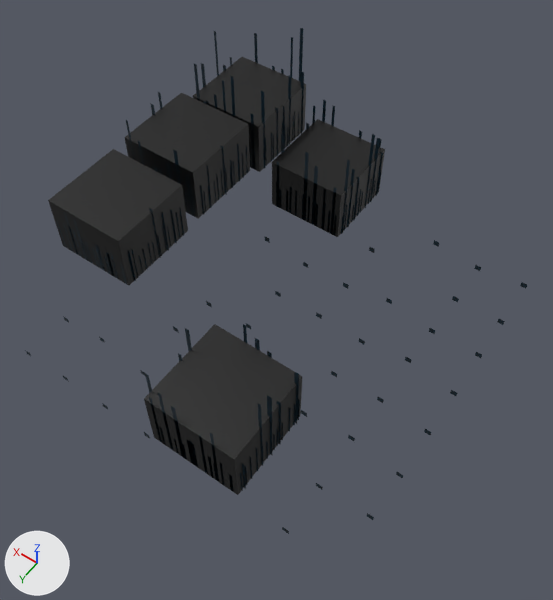
One commit to the glTF model netrun/assets/models/env/ceiling_c.glb: the scene before it, then after it.
Both versions are drawn from a 50 mm camera at (-1.28, 1.86, 3.1) aimed at (-0.04, 0.12, 0.36). The lights are fixed; the arrows at lower left show +X, +Y and +Z. The first picture is the older version. Vertices at exactly the same position are counted once.

Names of what the first picture shows: 'ceiling_streaks', 'dots', 'tiles'.
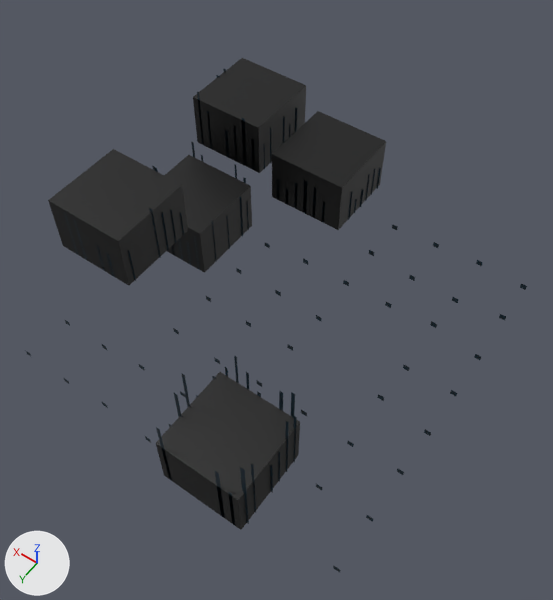
What the commit changed:
me_tiles is used by ob_tiles; location (0.0, 0.0, 0.0).
me_tiles had 40 vertices, 60 faces and spanned x -0.46..0.96, y -0.96..0.96, z 0.15..0.71.
me_tiles now has 40 vertices, 60 faces and spans x -0.46..0.96, y -0.96..0.96, z 0.0..0.69.
me_tiles part 1: the loose piece of 8 vertices spanning x 0.54..0.96, y -0.46..-0.04, z 0.41..0.71 is moved by (0.0, 0.0, -0.41).
me_tiles part 2: the loose piece of 8 vertices spanning x 0.04..0.46, y -0.96..-0.54, z 0.15..0.45 is moved by (0.0, 0.0, 0.05).
me_tiles part 3: the loose piece of 8 vertices spanning x -0.46..-0.04, y 0.54..0.96, z 0.35..0.65 is moved by (0.0, 0.0, -0.35).
Other edits to the shape of me_tiles do not show in these pictures.
me_ceiling_streaks is used by ob_ceiling_streaks; location (0.0, 0.0, 0.0).
me_ceiling_streaks had 1388 vertices, 694 faces and spanned x -0.47..0.97, y -0.96..0.96, z 0.15..0.95.
me_ceiling_streaks now has 420 vertices, 210 faces and spans x -0.47..0.97, y -0.96..0.96, z 0.0..0.72.
me_ceiling_streaks part 4: the loose piece of 4 vertices spanning x 0.57..0.59, y -0.04, z 0.41..0.68 is moved by (0.0, 0.0, -0.41).
me_ceiling_streaks part 5: the loose piece of 4 vertices spanning x 0.69..0.7, y -0.04, z 0.41..0.68 is moved by (0.0, 0.0, -0.41).
me_ceiling_streaks part 6: the loose piece of 4 vertices spanning x 0.03..0.05, y -0.94, z 0.15..0.32 is moved by (0.0, 0.02, 0.04).
me_ceiling_streaks part 7: the loose piece of 4 vertices spanning x 0.03..0.05, y -0.84, z 0.15..0.33 is moved by (0.0, -0.02, 0.05).
me_ceiling_streaks part 8: the loose piece of 4 vertices spanning x 0.03..0.05, y -0.73, z 0.15..0.35 is moved by (0.0, -0.07, 0.05).
me_ceiling_streaks part 9: the loose piece of 4 vertices spanning x 0.03..0.05, y -0.63, z 0.15..0.33 is moved by (0.0, -0.01, 0.06).
me_ceiling_streaks part 10: 295 loose pieces with 1180 vertices, spanning x -0.47..0.97, y -0.96..0.96, z 0.15..0.95, are deleted.
me_ceiling_streaks part 11: 2 vertices moved within x 0.95..0.97, y -0.19, z 0.41; 11 vertices removed from x 0.69..0.97, y -0.96..-0.04, z 0.34..0.68; 139 vertices added at x 0.18..0.97, y -0.96..-0.04, z 0.0..0.68.
me_ceiling_streaks part 12: 84 vertices added at x -0.47..-0.03, y 0.54..0.96, z 0.0..0.55.
Other edits to the shape of me_ceiling_streaks do not show in these pictures.

Changed parts and their boxes [x1, y1, x2, y2] in the pictures (553 x 600 px; the box of a moved part takes in the faces that stretch with it):
'tiles', reshaped (8% taller): before [48, 57, 385, 495]; after [48, 58, 386, 530]
'ceiling_streaks', reshaped: before [56, 28, 383, 492]; after [64, 69, 381, 525]
part 1 of me_tiles, moved or reshaped: before [124, 93, 250, 219]; after [164, 155, 252, 273]
part 2 of me_tiles, moved or reshaped: before [272, 119, 385, 237]; after [272, 111, 386, 230]
part 3 of me_tiles, moved or reshaped: before [144, 324, 302, 495]; after [156, 372, 300, 530]
part 4 of me_ceiling_streaks, moved or reshaped: before [186, 176, 193, 213]; after [194, 237, 200, 270]
part 5 of me_ceiling_streaks, moved or reshaped: before [167, 164, 171, 178]; after [179, 239, 183, 260]
part 6 of me_ceiling_streaks, moved or reshaped: before [377, 171, 381, 193]; after [376, 168, 381, 189]
part 7 of me_ceiling_streaks, moved or reshaped: before [368, 179, 372, 204]; after [371, 169, 375, 195]
part 8 of me_ceiling_streaks, moved or reshaped: before [357, 189, 361, 216]; after [365, 174, 370, 201]
part 9 of me_ceiling_streaks, moved or reshaped: before [347, 203, 350, 227]; after [348, 192, 352, 220]
part 10 of me_ceiling_streaks, deleted: before [56, 28, 383, 492]
part 11 of me_ceiling_streaks, reshaped: after [152, 69, 316, 262]
part 12 of me_ceiling_streaks, added: after [156, 356, 297, 525]
